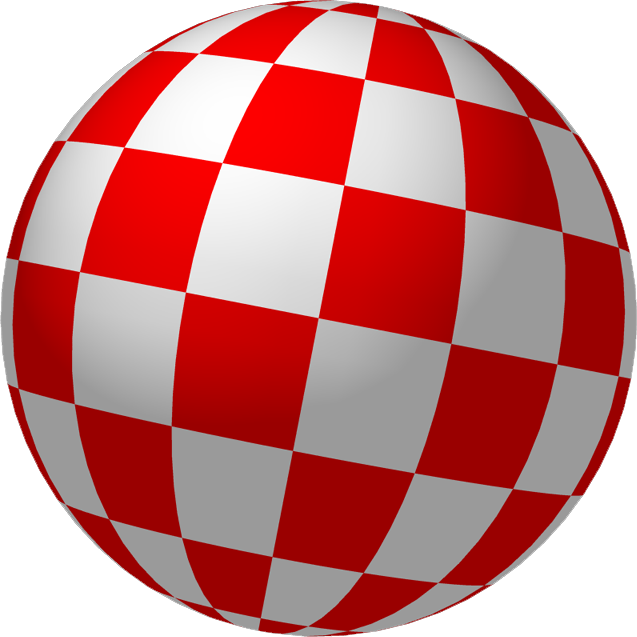
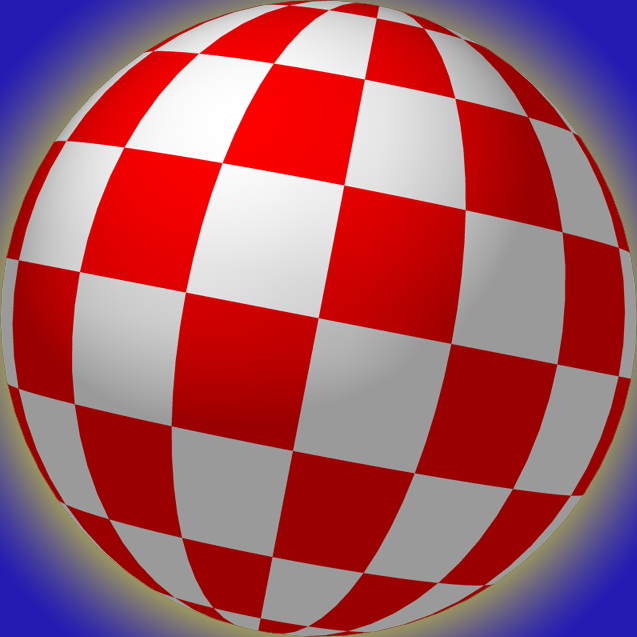
Two versions of the same layered image (637 × 637). Layer-by-layer changes:
added layer "Layer 2" over box(0, 0, 637, 637)
